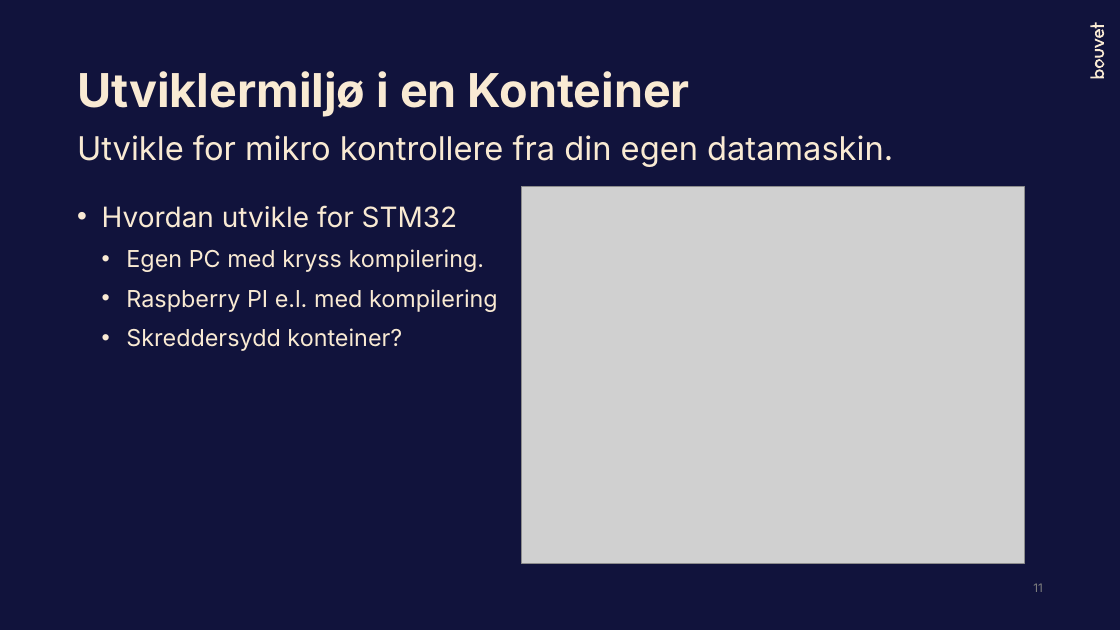
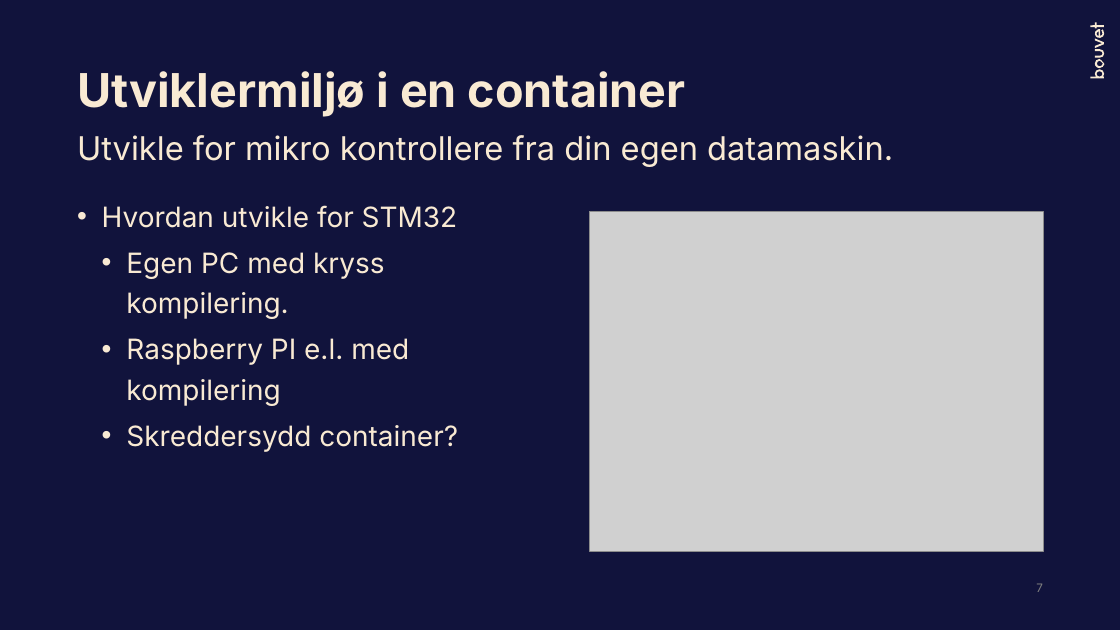
Before and after one commit to Bouvet-deler/container-workshop, a slide deck: slide 7 of part1/DockerWorkshop_Høsten2023.pptx (slide 11 before the commit). Drawn at 1120x630 pixels with LibreOffice and Linux fonts; fonts in the diff are those of the drawing; grey boxes stand for pictures. Boxes give left, top, right and bottom in pixels: in the first picture for what was removed or moved away, otherwise in the second. Text is boxed around its words. In the diff, an @@ line names an element or a change of style, - is before the commit and + after.

```diff
--- a/part1/DockerWorkshop_Høsten2023.pptx
+++ b/part1/DockerWorkshop_Høsten2023.pptx
@@ title at [77,71,686,117]: text changed @@
-Utviklermiljø i en Konteiner
+Utviklermiljø i en container
@@ picture: place and size @@
-picture at [522,187,1024,564]
+picture at [590,211,1044,551]
@@ text at [126,252,409,406]: size 20 to 24 pt in "Egen PC med kryss kompilering.", "Raspberry PI e.l. med kompilering" @@
@@ text at [126,425,458,452]: text changed; size 20 to 24 pt @@
-  • Skreddersydd konteiner?
+  • Skreddersydd container?
@@ page number at [1036,583,1043,592]: text changed @@
-11
+7
```
Also in this commit, not shown: 19 other slides changed, 1 other file.
